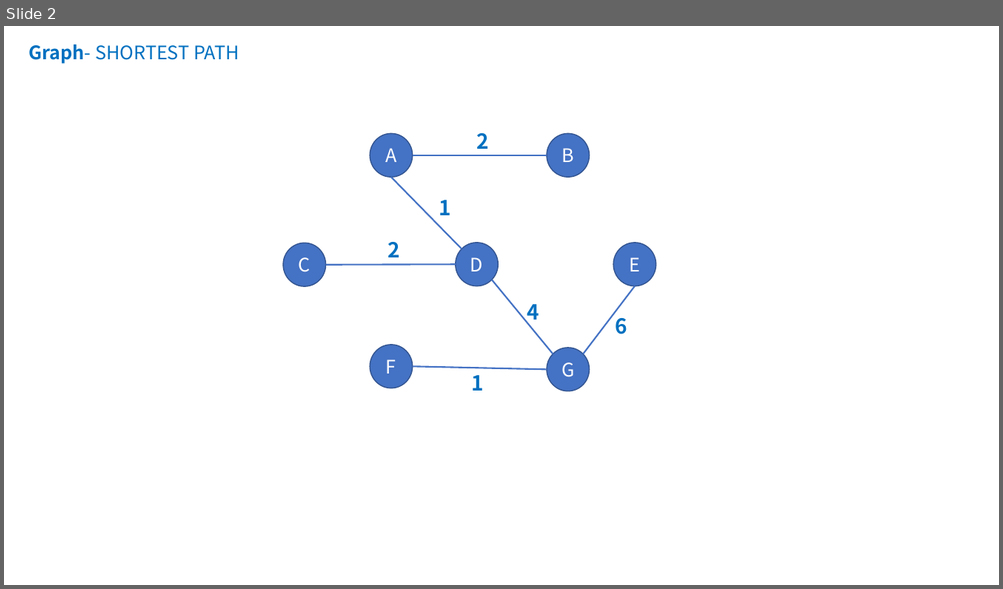
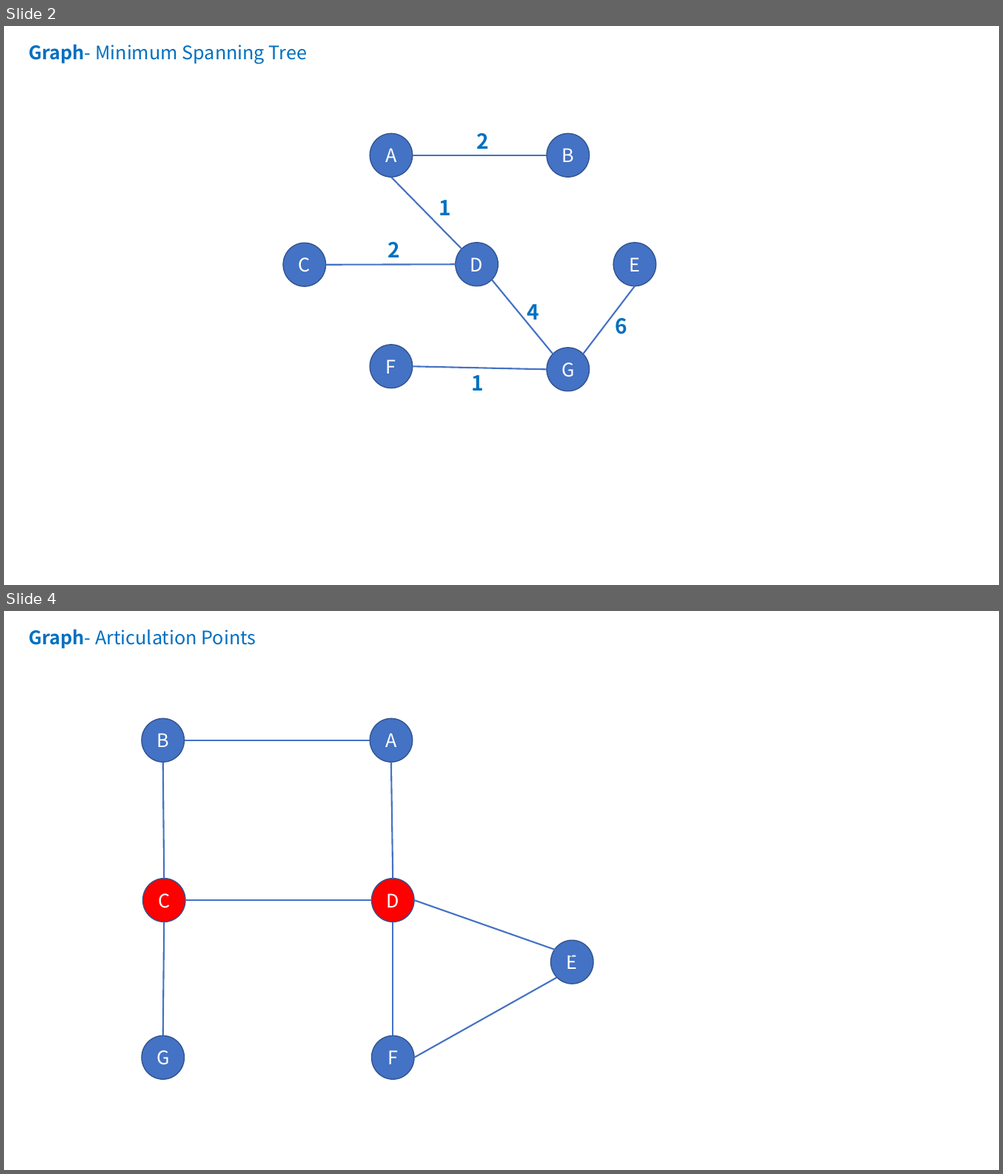
Before and after one commit to online-books/Data-Structures-and-Algorithm-Analysis-in-TS, a slide deck: Assets/visualization.pptx. Shown one above the other, each under a label of ours: slide 2 before the commit, slides 2 and 4 after it; the slides between them are not shown. The pictures are 1003x589 and 1003x1174 pixels, drawn with LibreOffice and Linux fonts; fonts in the diff are those of the drawing. Boxes give left, top, right and bottom in pixels: in the first picture for what was removed or moved away, otherwise in the second. Text is boxed around its words. In the diff, an @@ line names an element or a change of style, - is before the commit and + after.

```diff
--- a/Assets/visualization.pptx
+++ b/Assets/visualization.pptx
@@ slide 4 added at bbox=[4, 611, 999, 1170], background #FFFFFF @@
@@ text added at bbox=[28, 629, 256, 649], 18 pt, text #0070C0 @@
+Graph- Articulation Points
@@ ellipse added at bbox=[142, 718, 184, 762], fill #4472C4, outline #325491 1 pt, 18 pt, text #FFFFFF @@
+B
@@ ellipse added at bbox=[370, 718, 412, 762], fill #4472C4, outline #325491 1 pt, 18 pt, text #FFFFFF @@
+A
@@ line added from (370, 740) to (185, 740), #4472C4 1.5 pt @@
@@ line added from (164, 879) to (163, 763), #4472C4 1.5 pt @@
@@ line added from (391, 763) to (392, 879), #4472C4 1.5 pt @@
@@ ellipse added at bbox=[143, 879, 185, 922], fill #FF0000, outline #325491 1 pt, 18 pt, text #FFFFFF @@
+C
@@ ellipse added at bbox=[372, 879, 415, 922], fill #FF0000, outline #325491 1 pt, 18 pt, text #FFFFFF @@
+D
@@ line added from (372, 900) to (185, 900), #4472C4 1.5 pt @@
@@ line added from (572, 956) to (415, 900), #4472C4 1.5 pt @@
@@ line added from (163, 1037) to (164, 922), #4472C4 1.5 pt @@
@@ line added from (392, 922) to (392, 1037), #4472C4 1.5 pt @@
@@ ellipse added at bbox=[551, 941, 594, 984], fill #4472C4, outline #325491 1 pt, 18 pt, text #FFFFFF @@
+E
@@ line added from (557, 978) to (415, 1058), #4472C4 1.5 pt @@
@@ ellipse added at bbox=[142, 1037, 184, 1079], fill #4472C4, outline #325491 1 pt, 18 pt, text #FFFFFF @@
+G
@@ ellipse added at bbox=[372, 1037, 415, 1079], fill #4472C4, outline #325491 1 pt, 18 pt, text #FFFFFF @@
+F
@@ slide 2 changed as well @@
@@ text at bbox=[28, 44, 307, 64]: text changed @@
-Graph- SHORTEST PATH
+Graph- Minimum Spanning Tree
```
Also in this commit, not shown: 2 other slides changed, 1 other slide added, 8 other files.
